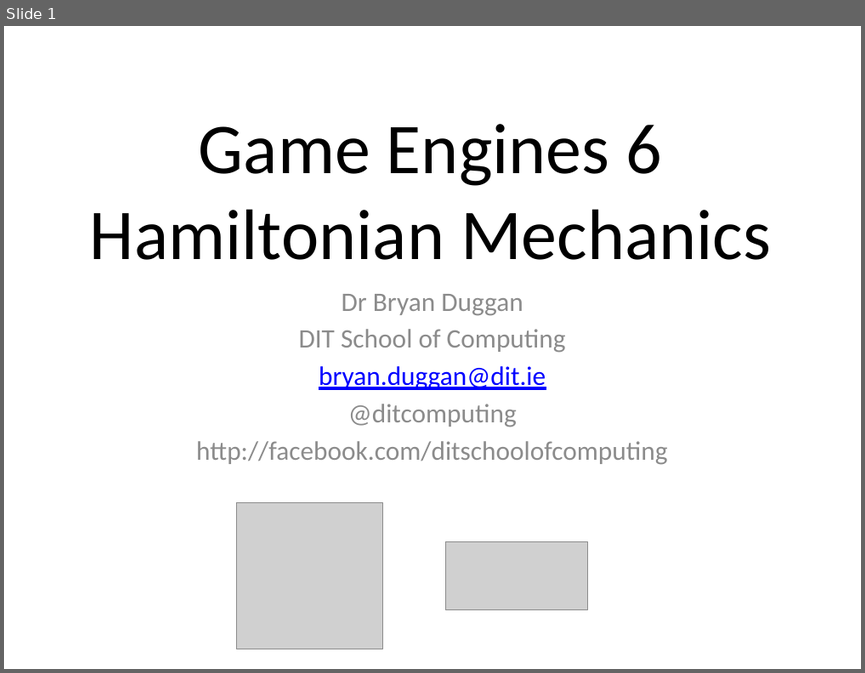
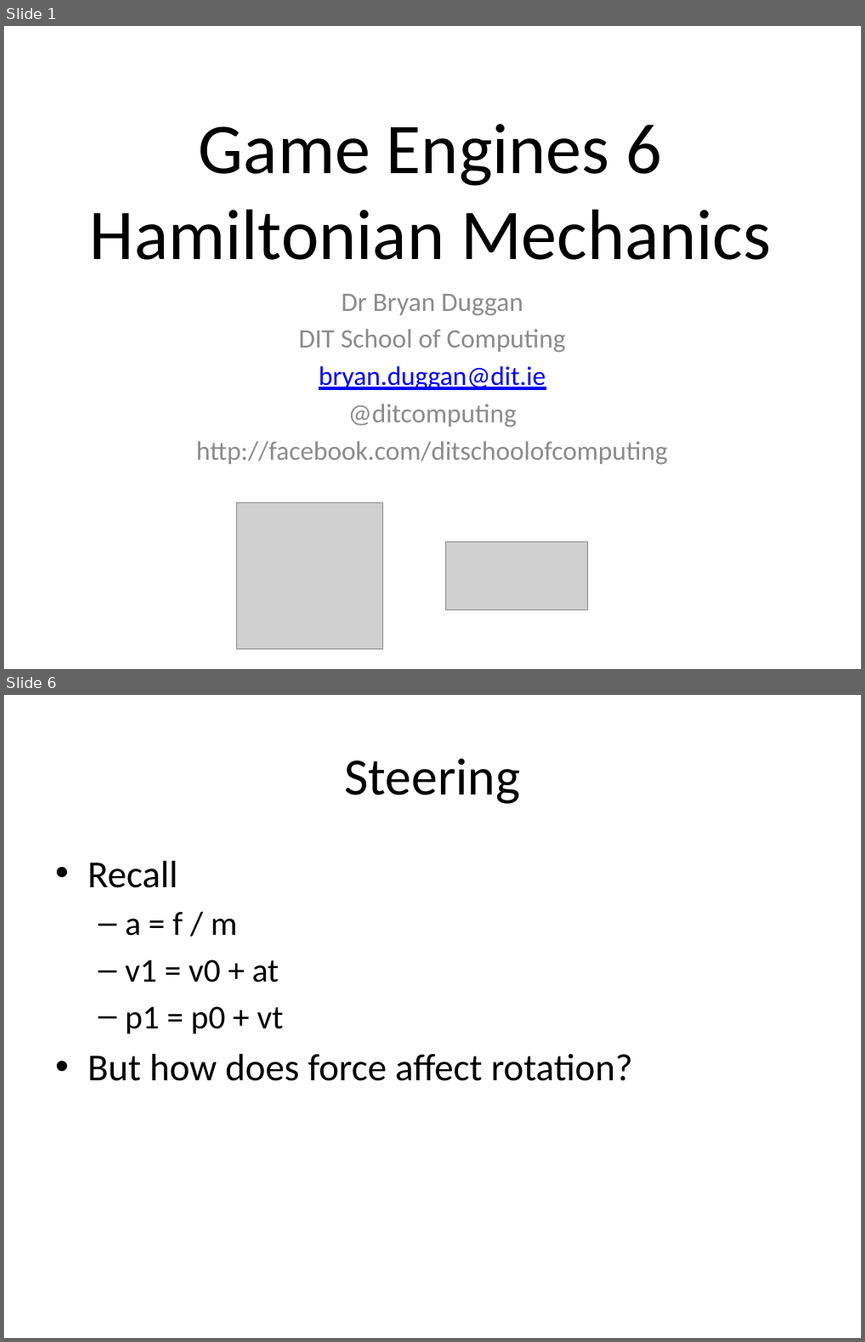
Before and after one commit to skooter500/BGE-V1, a slide deck: Lectures/Game Engines 7.pptx. Shown one above the other, each under a label of ours: slide 1 before the commit, slides 1 and 6 after it; the slides between them are not shown. The pictures are 865x673 and 865x1342 pixels, drawn with LibreOffice and Linux fonts; fonts in the diff are those of the drawing; grey boxes stand for pictures; background and template pictures are left out. Boxes give left, top, right and bottom in pixels: in the first picture for what was removed or moved away, otherwise in the second. Text is boxed around its words. In the diff, an @@ line names an element or a change of style, - is before the commit and + after.

```diff
--- a/Lectures/Game Engines 7.pptx
+++ b/Lectures/Game Engines 7.pptx
@@ slide 6 added at box(4, 695, 861, 1338), background #FFFFFF @@
@@ title added at box(345, 758, 520, 804), 44 pt, text #000000 @@
+Steering
@@ text added at box(87, 861, 633, 1081), 32 pt, text #000000 @@
+• Recall
+  – a = f / m
+  – v1 = v0 + at
+  – p1 = p0 + vt
+• But how does force affect rotation?
```
Also in this commit, not shown: 18 other slides added, 1 other file.
